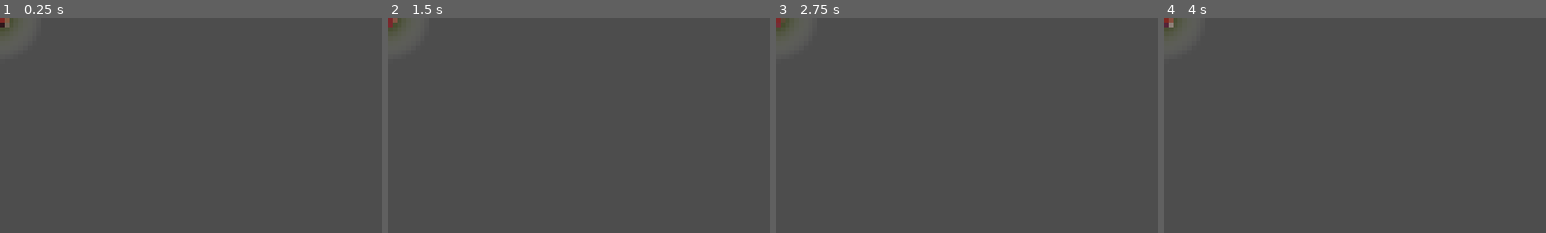
Above: before the commit, frames 1-4 (left to right).
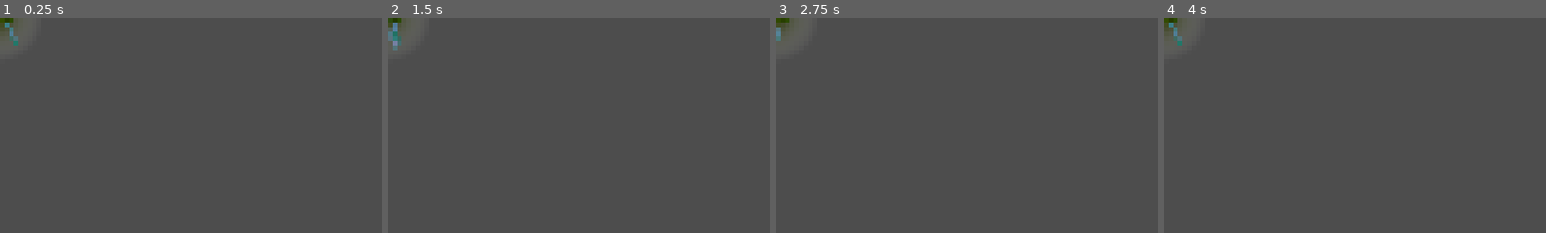
Above: after the commit, the same moments.

Repository: andrewfarinella/brackeys-game-jam-2026-1
Game: Godot game, scene res://actors/milbug/milbug.tscn
The game is run twice, just before and just after one commit, with the same random seed, the same clock (stepped at 60 frames per second) and the same inputs. This scene is started directly instead of the project's main scene.
Inputs (mouse positions are % of the whole screen's width and height, from its top left):
- Up to frame 1 (0.25 s): no input
- Up to frame 2 (1.5 s): move the mouse to (72, 45) at 0.52 s; press the mouse at (72, 45) at 0.53 s; hold D (Right) 0.53-1.28 s; move the mouse to (30, 55) at 1.27 s; release the mouse at (30, 55) at 1.28 s; hold S (Down) from 1.28 s (still down); tap Shift (Sprint) at 1.35 s
- Up to frame 3 (2.75 s): move the mouse to (60, 28) at 2.02 s; release S (Down) at 2.03 s; press the mouse at (60, 28) at 2.03 s; hold D (Right) from 2.03 s (still down)
- Up to frame 4 (4 s): tap Enter at 2.75 s; move the mouse to (45, 70) at 2.77 s; release D (Right) at 2.78 s; release the mouse at (45, 70) at 2.78 s; hold W (Up) 2.78-3.53 s; tap Shift (Sprint) at 2.85 s; move the mouse to (80, 65) at 3.52 s; press the mouse at (80, 65) at 3.53 s; hold A (Left) from 3.53 s (still down)
The pictures show only the part of the screen within x 0-50%, y 0-50%; the shares and areas given below are measured in that part.

The runs differ from the first frame. In frame 1, 0.3% of the frame differs, in the area x 0-5%, y 0-13%; in frame 2, 0.4%, in the area x 0-4%, y 0-16%; in frame 3, 0.2%; in frame 4, 0.3%.
Error after the commit: Invalid access to property or key 'global_position' on a base object of type 'Nil'. (res://actors/milbug/milbug.gd:6)

Commit message:
milbug and death trap sprites and adjustments

Diff:
--- a/actors/bonun/bonun.tscn
+++ b/actors/bonun/bonun.tscn
@@ -33,7 +33,7 @@
 z_index = 1
 sprite_frames = ExtResource("2_e7n66")
 autoplay = "default"
-frame_progress = 0.51219594
+frame_progress = 0.9116251
 
 [node name="CollisionShape2D" type="CollisionShape2D" parent="." unique_id=2002898332]
 position = Vector2(0, 39)
--- a/actors/death-trap/death-trap.tscn
+++ b/actors/death-trap/death-trap.tscn
@@ -13,12 +13,13 @@
 [ext_resource type="Texture2D" uid="uid://bj2jakced5rnv" path="res://assets/goo/0010.png" id="11_2r2vy"]
 [ext_resource type="Texture2D" uid="uid://pykiq2wdmtvx" path="res://assets/goo/0011.png" id="12_1khgl"]
 [ext_resource type="Texture2D" uid="uid://crjvvlu3ca8k0" path="res://assets/goo/0012.png" id="13_vveww"]
+[ext_resource type="SpriteFrames" uid="uid://cbubal4kp17p1" path="res://assets/death_trap/frames.tres" id="14_fn251"]
 [ext_resource type="Script" uid="uid://0jiyn3ggg7i7" path="res://components/movement/move.gd" id="14_risxg"]
 [ext_resource type="Script" uid="uid://dsqm8jb3i2qou" path="res://components/movement/move_input_path_finding.gd" id="15_ykcag"]
 [ext_resource type="Script" uid="uid://dwftx2inc4tqn" path="res://components/movement/stats.gd" id="16_leqxu"]
 [ext_resource type="Script" uid="uid://bplsnnnm84yir" path="res://components/hurtbox_component.gd" id="17_qvaeb"]
 [ext_resource type="PackedScene" uid="uid://ma0tsvblieoh" path="res://weapons/base/base.tscn" id="18_aek80"]
-[ext_resource type="Script" uid="uid://ctm4utg5yhsxf" path="res://components/drops_component.gd" id="19_xbl65"]
+[ext_resource type="Script" path="res://components/drops_component.gd" id="19_xbl65"]
 [ext_resource type="Script" uid="uid://cnh2qn5i60evh" path="res://components/stats_component.gd" id="20_3kxx4"]
 [ext_resource type="Script" uid="uid://c7f802exmchc0" path="res://components/damage_component.gd" id="21_ecawx"]
 [ext_resource type="Script" uid="uid://betamc0v85hha" path="res://components/destroyed_component.gd" id="22_xg87x"]
@@ -68,12 +69,13 @@
 "speed": 12.0
 }]
 
-[sub_resource type="CircleShape2D" id="CircleShape2D_2inhk"]
-radius = 47.853943
+[sub_resource type="CapsuleShape2D" id="CapsuleShape2D_eoe5q"]
+radius = 65.85
+height = 206.17
 
 [sub_resource type="Resource" id="Resource_jtb2s"]
 script = ExtResource("16_leqxu")
-speed = 700
+speed = 0
 metadata/_custom_type_script = "uid://dwftx2inc4tqn"
 
 [sub_resource type="CircleShape2D" id="CircleShape2D_sfjoh"]
@@ -88,12 +90,19 @@
 script = ExtResource("1_avq78")
 
 [node name="AnimatedSprite2D" type="AnimatedSprite2D" parent="." unique_id=395704127]
+visible = false
 sprite_frames = SubResource("SpriteFrames_bit6u")
 autoplay = "default"
 frame_progress = 0.77718663
 
+[node name="AnimatedSprite2D2" type="AnimatedSprite2D" parent="." unique_id=1436001730]
+position = Vector2(-3, -67)
+sprite_frames = ExtResource("14_fn251")
+autoplay = "default"
+frame_progress = 0.7855911
+
 [node name="CollisionShape2D" type="CollisionShape2D" parent="." unique_id=2002898332]
-shape = SubResource("CircleShape2D_2inhk")
+shape = SubResource("CapsuleShape2D_eoe5q")
 
 [node name="MoveComponent" type="Node" parent="." unique_id=885344095 node_paths=PackedStringArray("actor", "moveInputComponent")]
 script = ExtResource("14_risxg")
@@ -113,7 +122,11 @@
 script = ExtResource("17_qvaeb")
 metadata/_custom_type_script = "uid://bplsnnnm84yir"
 
+[node name="CollisionShape2D2" type="CollisionShape2D" parent="HurtboxComponent" unique_id=838149498]
+shape = SubResource("CapsuleShape2D_eoe5q")
+
 [node name="CollisionShape2D" type="CollisionShape2D" parent="HurtboxComponent" unique_id=51897163]
+visible = false
 shape = SubResource("CircleShape2D_sfjoh")
 
 [node name="Weapon" parent="." unique_id=1244389419 instance=ExtResource("18_aek80")]
@@ -123,7 +136,6 @@
 script = ExtResource("19_xbl65")
 viewsRewardBase = 40
 viewsRewardVariance = 3
-metadata/_custom_type_script = "uid://ctm4utg5yhsxf"
 
 [node name="StatsComponent" type="Node" parent="." unique_id=994675849]
 script = ExtResource("20_3kxx4")
@@ -148,7 +160,11 @@
 actorCollisionShape = NodePath("../CollisionShape2D")
 metadata/_custom_type_script = "uid://ccljuenhwoxre"
 
+[node name="CollisionShape2D2" type="CollisionShape2D" parent="TeleportComponent" unique_id=682811939]
+shape = SubResource("CapsuleShape2D_eoe5q")
+
 [node name="CollisionShape2D" type="CollisionShape2D" parent="TeleportComponent" unique_id=1388889738]
+visible = false
 shape = SubResource("CircleShape2D_fn251")
 
 [node name="VisibleOnScreenNotifier2D" type="VisibleOnScreenNotifier2D" parent="." unique_id=1868454953]
--- a/actors/milbug/milbug.gd
+++ b/actors/milbug/milbug.gd
@@ -1,3 +1,6 @@
 class_name Milbug
 extends Node2D
 @onready var dropsComponent: DropsComponent = $DropsComponent
+
+func _physics_process(delta: float) -> void:
+	rotation = lerp_angle(rotation, rotation + get_angle_to(GameManager.hostCharacter.global_position), delta * 1.5)
--- a/actors/milbug/milbug.tscn
+++ b/actors/milbug/milbug.tscn
@@ -1,13 +1,13 @@
 [gd_scene format=3 uid="uid://cd5g88u1ru6nr"]
 
 [ext_resource type="Script" uid="uid://d3hxjqcpsagpq" path="res://actors/milbug/milbug.gd" id="1_q7til"]
-[ext_resource type="SpriteFrames" uid="uid://dnua7ru8c3t0c" path="res://actors/milbug/slob_frames.tres" id="2_f17rb"]
+[ext_resource type="SpriteFrames" uid="uid://bkh22vjngtipk" path="res://assets/millbug/frames.tres" id="3_ning1"]
 [ext_resource type="Script" uid="uid://0jiyn3ggg7i7" path="res://components/movement/move.gd" id="3_r268w"]
 [ext_resource type="Script" uid="uid://dsqm8jb3i2qou" path="res://components/movement/move_input_path_finding.gd" id="4_7xea3"]
 [ext_resource type="Script" uid="uid://dwftx2inc4tqn" path="res://components/movement/stats.gd" id="5_oti60"]
 [ext_resource type="Script" uid="uid://bplsnnnm84yir" path="res://components/hurtbox_component.gd" id="6_xngus"]
 [ext_resource type="Script" uid="uid://dung32ibr41lw" path="res://components/hitbox_component.gd" id="7_llgma"]
-[ext_resource type="Script" uid="uid://ctm4utg5yhsxf" path="res://components/drops_component.gd" id="8_l7cgq"]
+[ext_resource type="Script" path="res://components/drops_component.gd" id="8_l7cgq"]
 [ext_resource type="Script" uid="uid://cnh2qn5i60evh" path="res://components/stats_component.gd" id="9_1m4op"]
 [ext_resource type="Script" uid="uid://c7f802exmchc0" path="res://components/damage_component.gd" id="10_cm6fm"]
 [ext_resource type="Script" uid="uid://betamc0v85hha" path="res://components/destroyed_component.gd" id="11_uf4p0"]
@@ -26,11 +26,13 @@
 fill_from = Vector2(0.4764957, 0.4871795)
 fill_to = Vector2(1, 1)
 
-[sub_resource type="CircleShape2D" id="CircleShape2D_chxcw"]
-radius = 47.759815
+[sub_resource type="CapsuleShape2D" id="CapsuleShape2D_magt5"]
+radius = 28.62
+height = 150.33
 
 [sub_resource type="Resource" id="Resource_3tx8k"]
 script = ExtResource("5_oti60")
+speed = 400
 metadata/_custom_type_script = "uid://dwftx2inc4tqn"
 
 [sub_resource type="CircleShape2D" id="CircleShape2D_sfjoh"]
@@ -57,17 +59,20 @@
 texture = SubResource("GradientTexture2D_fb1cp")
 
 [node name="AnimatedSprite2D" type="AnimatedSprite2D" parent="." unique_id=395704127]
+rotation = 1.5707964
 scale = Vector2(0.64, 0.64)
-sprite_frames = ExtResource("2_f17rb")
+sprite_frames = ExtResource("3_ning1")
 autoplay = "default"
+frame_progress = 0.8872296
 
 [node name="CollisionShape2D" type="CollisionShape2D" parent="." unique_id=1196546586]
-shape = SubResource("CircleShape2D_chxcw")
+rotation = 1.5707964
+shape = SubResource("CapsuleShape2D_magt5")
 
 [node name="MoveComponent" type="Node" parent="." unique_id=885344095 node_paths=PackedStringArray("actor", "moveInputComponent")]
 script = ExtResource("3_r268w")
 actor = NodePath("..")
-velocity = Vector2(0, 230)
+velocity = Vector2(0, 330)
 moveInputComponent = NodePath("../MoveInputPathFindingComponent")
 
 [node name="MoveInputPathFindingComponent" type="Node2D" parent="." unique_id=575347089 node_paths=PackedStringArray("moveComponent")]
@@ -80,7 +85,12 @@
 collision_mask = 0
 script = ExtResource("6_xngus")
 
+[node name="CollisionShape2D2" type="CollisionShape2D" parent="HurtboxComponent" unique_id=362937325]
+rotation = 1.5707964
+shape = SubResource("CapsuleShape2D_magt5")
+
 [node name="CollisionShape2D" type="CollisionShape2D" parent="HurtboxComponent" unique_id=51897163]
+visible = false
 shape = SubResource("CircleShape2D_sfjoh")
 
 [node name="HitboxComponent" type="Area2D" parent="." unique_id=274012460]
@@ -89,12 +99,16 @@
 metadata/_custom_type_script = "uid://dung32ibr41lw"
 
 [node name="CollisionShape2D" type="CollisionShape2D" parent="HitboxComponent" unique_id=1842452808]
+visible = false
 shape = SubResource("CircleShape2D_c1246")
+
+[node name="CollisionShape2D2" type="CollisionShape2D" parent="HitboxComponent" unique_id=84894047]
+rotation = 1.5707964
+shape = SubResource("CapsuleShape2D_magt5")
 
 [node name="DropsComponent" type="Node" parent="." unique_id=961523048]
 script = ExtResource("8_l7cgq")
 viewsRewardBase = 16
-metadata/_custom_type_script = "uid://ctm4utg5yhsxf"
 
 [node name="StatsComponent" type="Node" parent="." unique_id=1430424088]
 script = ExtResource("9_1m4op")
--- /dev/null
+++ b/assets/death_trap/frames.tres
@@ -0,0 +1,49 @@
+[gd_resource type="SpriteFrames" format=3 uid="uid://cbubal4kp17p1"]
+
+[ext_resource type="Texture2D" uid="uid://ctac7ip5u1v8h" path="res://assets/death_trap/deathTrap1.png" id="1_mcth2"]
+[ext_resource type="Texture2D" uid="uid://m6l17dnyke1v" path="res://assets/death_trap/deathTrap2.png" id="2_ms5mh"]
+[ext_resource type="Texture2D" uid="uid://fbom2tmv63mr" path="res://assets/death_trap/deathTrap3.png" id="3_go10y"]
+[ext_resource type="Texture2D" uid="uid://c8k4c5cuepnnn" path="res://assets/death_trap/deathTrap4.png" id="4_op5ge"]
+[ext_resource type="Texture2D" uid="uid://c4crxds0gwwdm" path="res://assets/death_trap/deathTrap5.png" id="5_4v3dw"]
+[ext_resource type="Texture2D" uid="uid://dwkbxrb6g3gkc" path="res://assets/death_trap/deathTrap6.png" id="6_qwu24"]
+
+[resource]
+animations = [{
+"frames": [{
+"duration": 1.0,
+"texture": null
+}, {
+"duration": 1.0,
+"texture": ExtResource("1_mcth2")
+}, {
+"duration": 1.0,
+"texture": ExtResource("2_ms5mh")
+}, {
+"duration": 1.0,
+"texture": ExtResource("3_go10y")
+}, {
+"duration": 1.0,
+"texture": ExtResource("4_op5ge")
+}, {
+"duration": 1.0,
+"texture": ExtResource("5_4v3dw")
+}, {
+"duration": 1.0,
+"texture": ExtResource("6_qwu24")
+}, {
+"duration": 1.0,
+"texture": ExtResource("4_op5ge")
+}, {
+"duration": 1.0,
+"texture": ExtResource("2_ms5mh")
+}, {
+"duration": 1.0,
+"texture": ExtResource("1_mcth2")
+}, {
+"duration": 1.0,
+"texture": null
+}],
+"loop": true,
+"name": &"default",
+"speed": 8.0
+}]
--- /dev/null
+++ b/assets/millbug/frames.tres
@@ -0,0 +1,26 @@
+[gd_resource type="SpriteFrames" format=3 uid="uid://bkh22vjngtipk"]
+
+[ext_resource type="Texture2D" uid="uid://b4i4av5ujj3mi" path="res://assets/millbug/milbug1.png" id="1_k3yxp"]
+[ext_resource type="Texture2D" uid="uid://cfr8qb2q5fh7m" path="res://assets/millbug/milbug2.png" id="2_hob8k"]
+[ext_resource type="Texture2D" uid="uid://p8aetxx8udjx" path="res://assets/millbug/milbug3.png" id="3_fec0e"]
+[ext_resource type="Texture2D" uid="uid://bqma0c6jtkn6o" path="res://assets/millbug/milbug4.png" id="4_6ig61"]
+
+[resource]
+animations = [{
+"frames": [{
+"duration": 0.6,
+"texture": ExtResource("1_k3yxp")
+}, {
+"duration": 0.6,
+"texture": ExtResource("2_hob8k")
+}, {
+"duration": 0.6,
+"texture": ExtResource("3_fec0e")
+}, {
+"duration": 0.6,
+"texture": ExtResource("4_6ig61")
+}],
+"loop": true,
+"name": &"default",
+"speed": 16.0
+}]
Binary file added: assets/death_trap/deathTrap1.png
Not shown, added: assets/death_trap/deathTrap1.png.import
Binary file added: assets/death_trap/deathTrap2.png
Not shown, added: assets/death_trap/deathTrap2.png.import
Binary file added: assets/death_trap/deathTrap3.png
Not shown, added: assets/death_trap/deathTrap3.png.import
Binary file added: assets/death_trap/deathTrap4.png
Not shown, added: assets/death_trap/deathTrap4.png.import
Binary file added: assets/death_trap/deathTrap5.png
Not shown, added: assets/death_trap/deathTrap5.png.import
Binary file added: assets/death_trap/deathTrap6.png
Not shown, added: assets/death_trap/deathTrap6.png.import
(and 8 more such lines)
